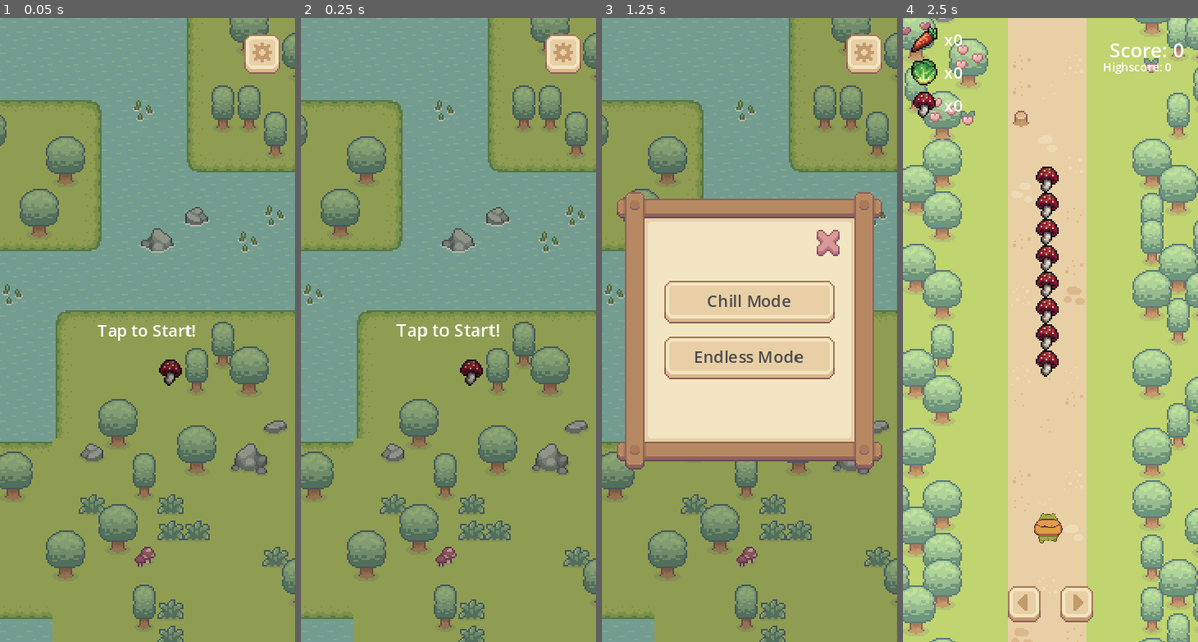
Above: before the commit, frames 1-4 (left to right).
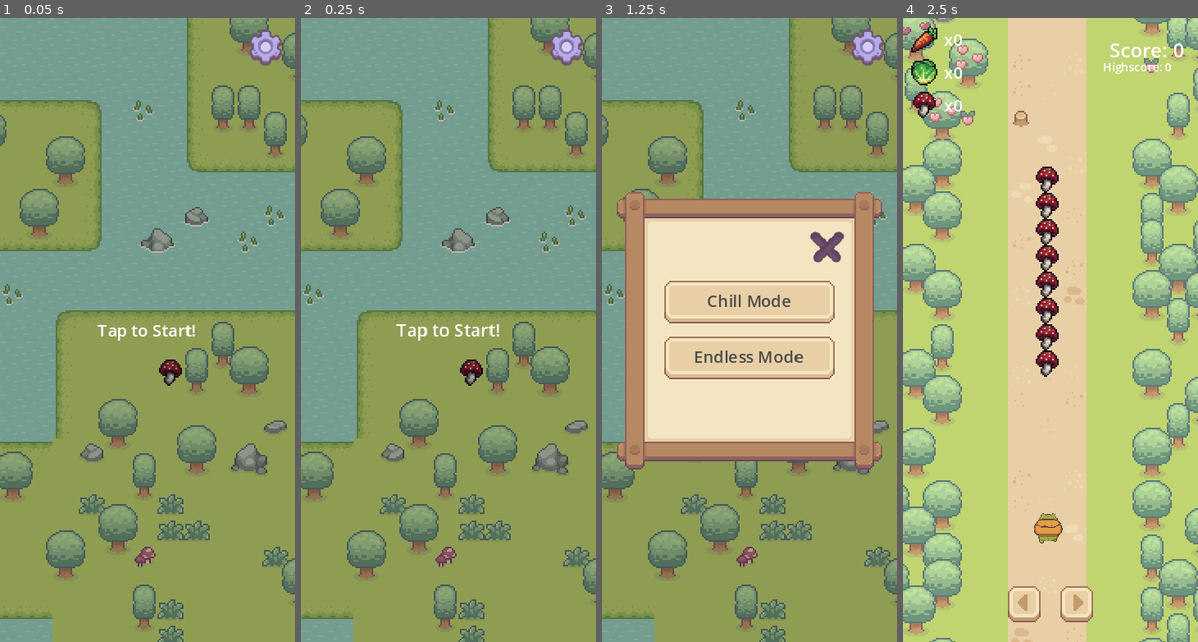
Above: after the commit, the same moments.

Repository: rockgem/Codebox-Runner
Game: Godot game, scene res://scenes/Menu.tscn
Two runs of this game, one before a commit and one after it. Both use one fixed random seed, a clock stepped at 60 frames per second and the inputs below.
Inputs (mouse positions are in pixels of both pictures, inside the frame that each line leads up to):
- Up to frame 1 (0.05 s): no input
- Up to frame 2 (0.25 s): no input
- Up to frame 3 (1.25 s): tap Enter at 0.5 s; drag from (749, 330) to (779, 192) at 0.52 s
- Up to frame 4 (2.5 s): click "Chill Mode" at 1.25 s; drag from (991, 361) to (1047, 124) at 2.02 s

The runs differ from the first frame. In frame 1, 0.8% of the frame differs, in the area x 82-96%, y 1-9%; in frame 2, 0.8%; in frame 3, 1.2%, in the area x 70-96%, y 1-40%; in frame 4, nothing differs.

Commit message:
change ui icons

Diff:
--- a/default_bus_layout.tres
+++ b/default_bus_layout.tres
@@ -1,3 +1,4 @@
 [gd_resource type="AudioBusLayout" format=3 uid="uid://di256qvejbd0j"]
 
 [resource]
+bus/0/mute = true
--- a/reso/icons/ui/close.tres
+++ b/reso/icons/ui/close.tres
@@ -1,7 +1,7 @@
 [gd_resource type="AtlasTexture" load_steps=2 format=3 uid="uid://0dqu874lfk7e"]
 
-[ext_resource type="Texture2D" uid="uid://d1vocb0mcnym8" path="res://assets/ALL UI ASSETS on one sheet.png" id="1_q547s"]
+[ext_resource type="Texture2D" uid="uid://l3rc336vqp2g" path="res://assets/ui/x.png" id="1_1d1jk"]
 
 [resource]
-atlas = ExtResource("1_q547s")
-region = Rect2(64, 656, 16, 16)
+atlas = ExtResource("1_1d1jk")
+region = Rect2(0, 0, 36, 33)
--- a/reso/icons/ui/settings.tres
+++ b/reso/icons/ui/settings.tres
@@ -1,7 +1,7 @@
 [gd_resource type="AtlasTexture" load_steps=2 format=3 uid="uid://bpe8aih4ucwg6"]
 
-[ext_resource type="Texture2D" uid="uid://d1vocb0mcnym8" path="res://assets/ALL UI ASSETS on one sheet.png" id="1_562tt"]
+[ext_resource type="Texture2D" uid="uid://bukdt8yhtof8o" path="res://assets/ui/Config.png" id="1_5em4a"]
 
 [resource]
-atlas = ExtResource("1_562tt")
-region = Rect2(112, 400, 32, 32)
+atlas = ExtResource("1_5em4a")
+region = Rect2(0, 0, 87, 95)
--- a/scenes/Menu.tscn
+++ b/scenes/Menu.tscn
@@ -125,16 +125,18 @@
 anchors_preset = 1
 anchor_left = 1.0
 anchor_right = 1.0
-offset_left = -36.0
-offset_top = 6.0
-offset_right = -4.0
-offset_bottom = 38.0
+offset_left = -33.0
+offset_top = 7.0
+offset_right = -3.0
+offset_bottom = 29.0
 grow_horizontal = 0
 texture_normal = ExtResource("3_jjvg3")
 texture_pressed = ExtResource("3_jjvg3")
 texture_hover = ExtResource("3_jjvg3")
 texture_disabled = ExtResource("3_jjvg3")
 texture_focused = ExtResource("3_jjvg3")
+ignore_texture_size = true
+stretch_mode = 5
 
 [node name="ModeSelectPanel" type="Panel" parent="."]
 visible = false
@@ -151,6 +153,61 @@
 theme_override_styles/panel = ExtResource("3_awxl4")
 
 [node name="Close" type="TextureButton" parent="ModeSelectPanel"]
+layout_mode = 1
+anchors_preset = 1
+anchor_left = 1.0
+anchor_right = 1.0
+offset_left = -47.0
+offset_top = 28.0
+offset_right = -26.0
+offset_bottom = 47.0
+grow_horizontal = 0
+texture_normal = ExtResource("4_f2fey")
+texture_pressed = ExtResource("4_f2fey")
+texture_hover = ExtResource("4_f2fey")
+texture_disabled = ExtResource("4_f2fey")
+texture_focused = ExtResource("4_f2fey")
+ignore_texture_size = true
+stretch_mode = 5
+
+[node name="VBoxContainer" type="VBoxContainer" parent="ModeSelectPanel"]
+z_index = 90
+layout_mode = 1
+anchors_preset = 15
+anchor_right = 1.0
+anchor_bottom = 1.0
+offset_left = 27.0
+offset_top = 54.0
+offset_right = -27.0
+offset_bottom = -54.0
+grow_horizontal = 2
+grow_vertical = 2
+theme_override_constants/separation = 0
+alignment = 1
+
+[node name="ChillMode" type="Button" parent="ModeSelectPanel/VBoxContainer"]
+layout_mode = 2
+text = "Chill Mode"
+
+[node name="EndlessMode" type="Button" parent="ModeSelectPanel/VBoxContainer"]
+layout_mode = 2
+text = "Endless Mode"
+
+[node name="SettingsPanel" type="Panel" parent="."]
+visible = false
+layout_mode = 1
+anchors_preset = 15
+anchor_right = 1.0
+anchor_bottom = 1.0
+offset_left = 6.0
+offset_top = 102.0
+offset_right = -6.0
+offset_bottom = -102.0
+grow_horizontal = 2
+grow_vertical = 2
+theme_override_styles/panel = ExtResource("3_awxl4")
+
+[node name="SettingsClose" type="TextureButton" parent="SettingsPanel"]
 layout_mode = 1
 anchors_preset = 1
 anchor_left = 1.0
@@ -165,59 +222,8 @@
 texture_hover = ExtResource("4_f2fey")
 texture_disabled = ExtResource("4_f2fey")
 texture_focused = ExtResource("4_f2fey")
-
-[node name="VBoxContainer" type="VBoxContainer" parent="ModeSelectPanel"]
-z_index = 90
-layout_mode = 1
-anchors_preset = 15
-anchor_right = 1.0
-anchor_bottom = 1.0
-offset_left = 27.0
-offset_top = 54.0
-offset_right = -27.0
-offset_bottom = -54.0
-grow_horizontal = 2
-grow_vertical = 2
-theme_override_constants/separation = 0
-alignment = 1
-
-[node name="ChillMode" type="Button" parent="ModeSelectPanel/VBoxContainer"]
-layout_mode = 2
-text = "Chill Mode"
-
-[node name="EndlessMode" type="Button" parent="ModeSelectPanel/VBoxContainer"]
-layout_mode = 2
-text = "Endless Mode"
-
-[node name="SettingsPanel" type="Panel" parent="."]
-visible = false
-layout_mode = 1
-anchors_preset = 15
-anchor_right = 1.0
-anchor_bottom = 1.0
-offset_left = 6.0
-offset_top = 102.0
-offset_right = -6.0
-offset_bottom = -102.0
-grow_horizontal = 2
-grow_vertical = 2
-theme_override_styles/panel = ExtResource("3_awxl4")
-
-[node name="SettingsClose" type="TextureButton" parent="SettingsPanel"]
-layout_mode = 1
-anchors_preset = 1
-anchor_left = 1.0
-anchor_right = 1.0
-offset_left = -44.0
-offset_top = 27.0
-offset_right = -28.0
-offset_bottom = 43.0
-grow_horizontal = 0
-texture_normal = ExtResource("4_f2fey")
-texture_pressed = ExtResource("4_f2fey")
-texture_hover = ExtResource("4_f2fey")
-texture_disabled = ExtResource("4_f2fey")
-texture_focused = ExtResource("4_f2fey")
+ignore_texture_size = true
+stretch_mode = 5
 
 [node name="HBoxContainer" type="HBoxContainer" parent="SettingsPanel"]
 layout_mode = 0
Binary file added: assets/ui/Config.png
Not shown, added: assets/ui/Config.png.import
Binary file added: assets/ui/Settings.png
Not shown, added: assets/ui/Settings.png.import
Binary file added: assets/ui/x.png
Not shown, added: assets/ui/x.png.import
